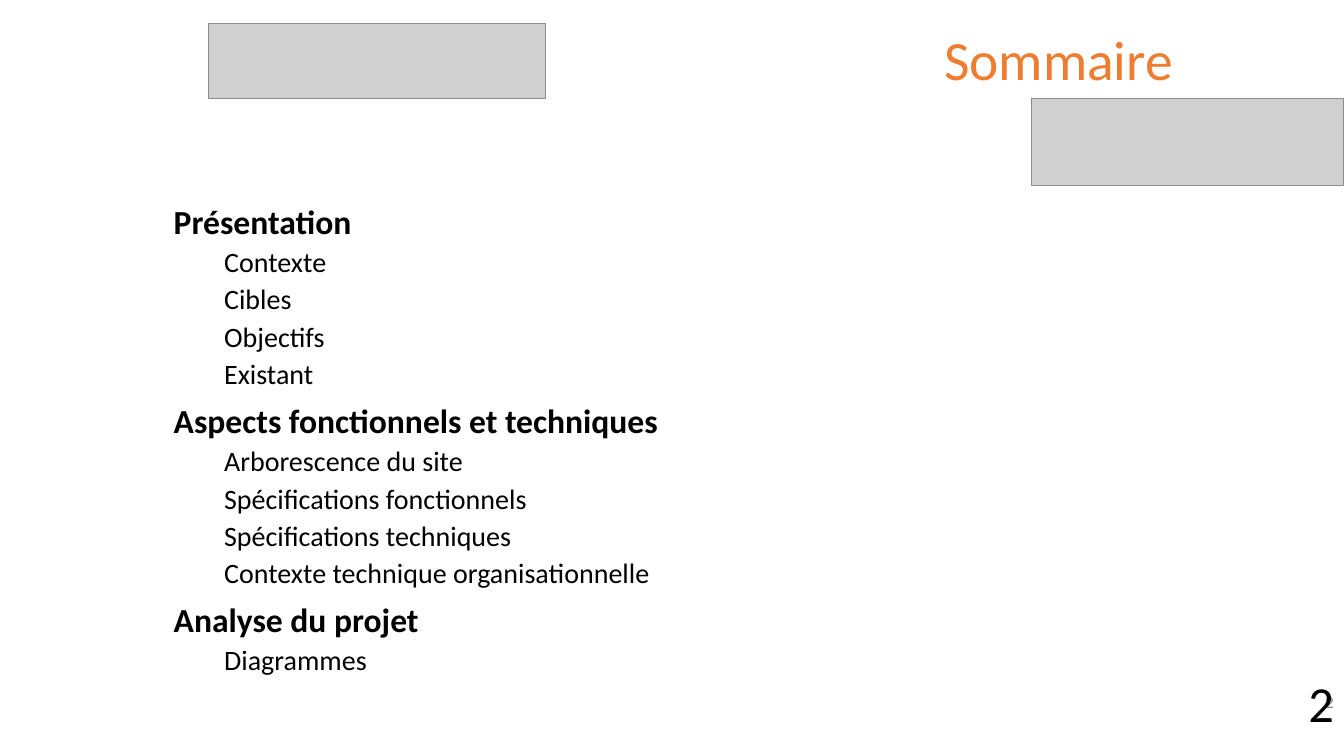
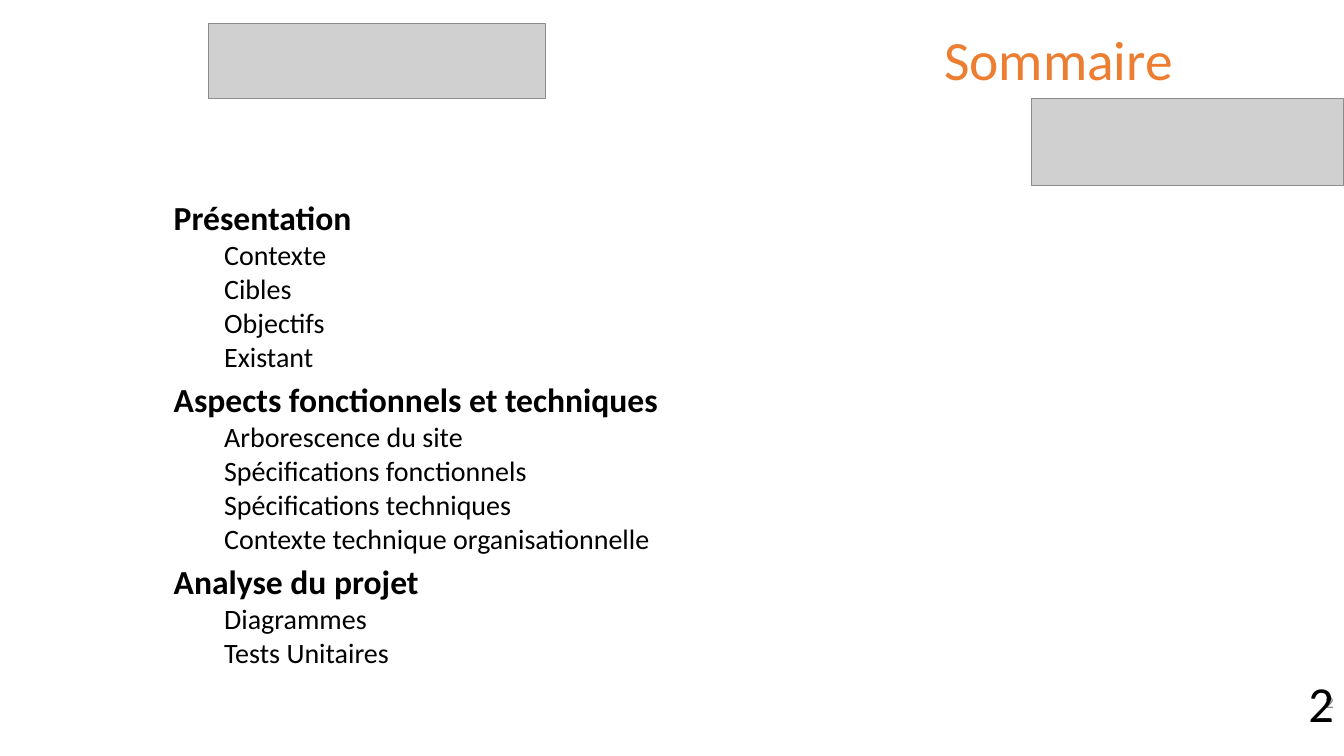
Before and after one commit to Thibaut-Comte/projetIT, a slide deck: slide 2 of PrésentationBourseEchangeSCPI.pptx. Drawn at 1344x756 pixels with LibreOffice and Linux fonts; fonts in the diff are those of the drawing; grey boxes stand for pictures. Boxes give left, top, right and bottom in pixels: in the first picture for what was removed or moved away, otherwise in the second. Text is boxed around its words. In the diff, an @@ line names an element or a change of style, - is before the commit and + after.

Commit message:
MAJ Copte Rendu, Site Statique, modif ReadMe

```diff
--- a/PrésentationBourseEchangeSCPI.pptx
+++ b/PrésentationBourseEchangeSCPI.pptx
@@ text at (174,206,658,634): line spacing 0.9 to 0.8 @@
@@ text at (224,643,389,664): paragraph added @@
+  Tests Unitaires
```
Also in this commit, not shown: 2 other slides changed, 2 slides added, 14 other files.
